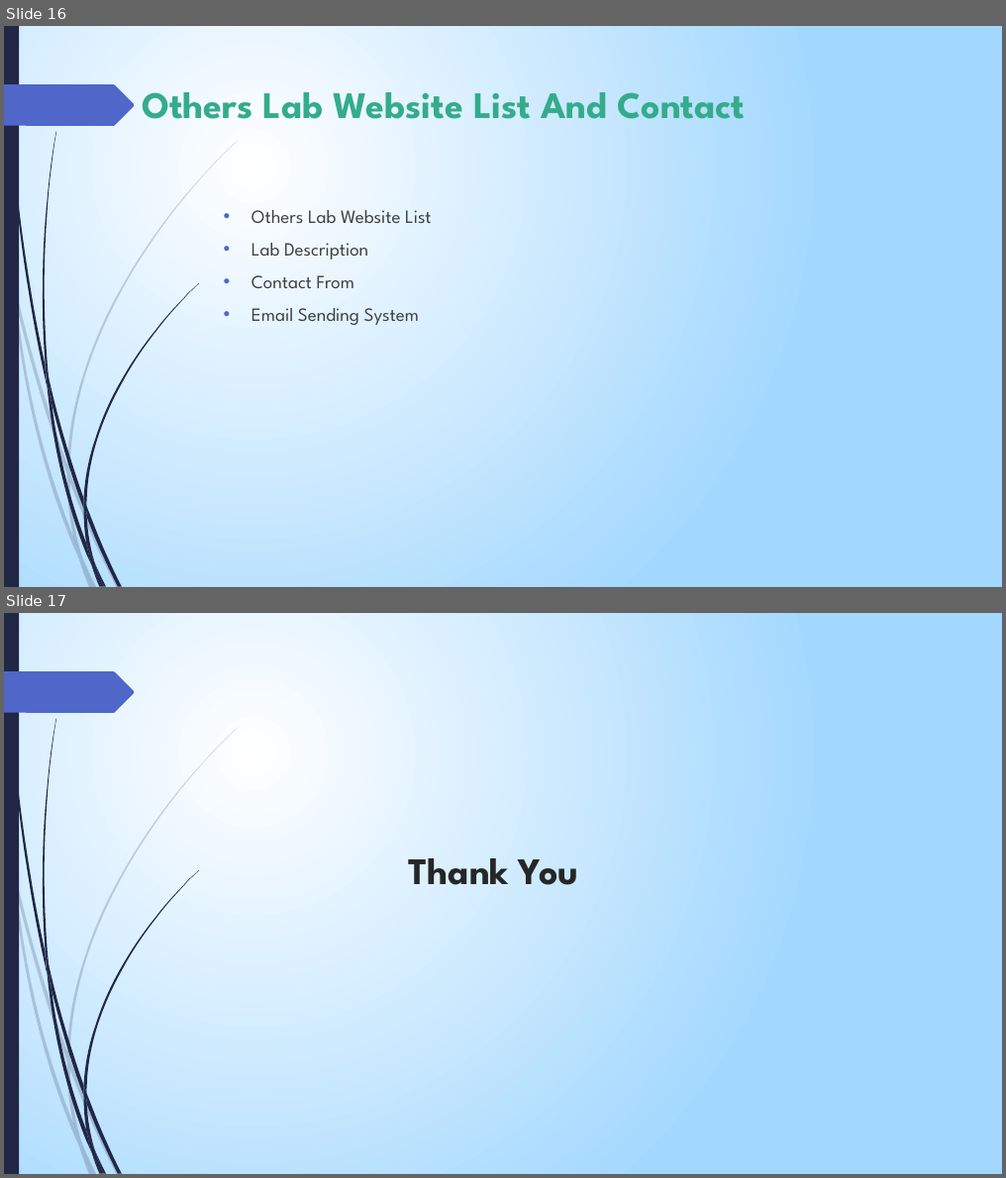
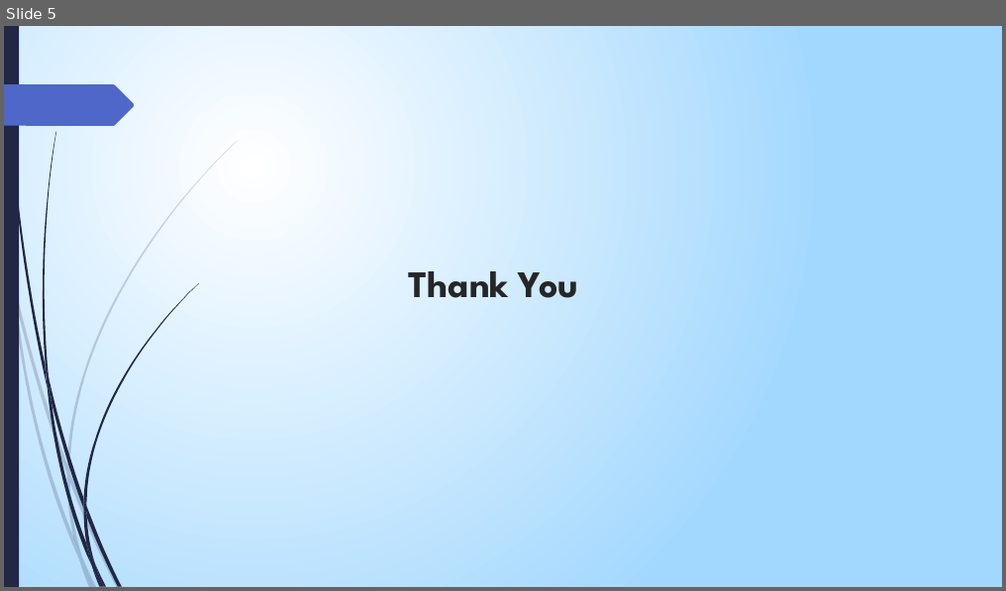
Before and after one commit to talha08/nlp_lab_sust, a slide deck: 200.pptx. Shown one above the other, each under a label of ours: slides 16 and 17 before the commit, slide 5 after it. The pictures are 1006x1178 and 1006x591 pixels, drawn with LibreOffice and Linux fonts; fonts in the diff are those of the drawing. Boxes give left, top, right and bottom in pixels: in the first picture for what was removed or moved away, otherwise in the second. Text is boxed around its words. In the diff, an @@ line names an element or a change of style, - is before the commit and + after.

```diff
--- a/200.pptx
+++ b/200.pptx
@@ slide 16 removed at <box>4,26,1002,587</box>, background gradient #FFFFFF to #A3D7FF; not listed: 24 template elements that a slide beside it also shows @@
@@ title removed at <box>142,92,745,119</box> @@
-Others Lab Website List And Contact
@@ text removed at <box>252,210,431,325</box> @@
-• Others Lab Website List
-• Lab Description
-• Contact From
-• Email Sending System
@@ what was slide 17 is now slide 5 @@
```
Also in this commit, not shown: 2 slides changed, 2 slides added, 13 other slides removed, 15 other files.
